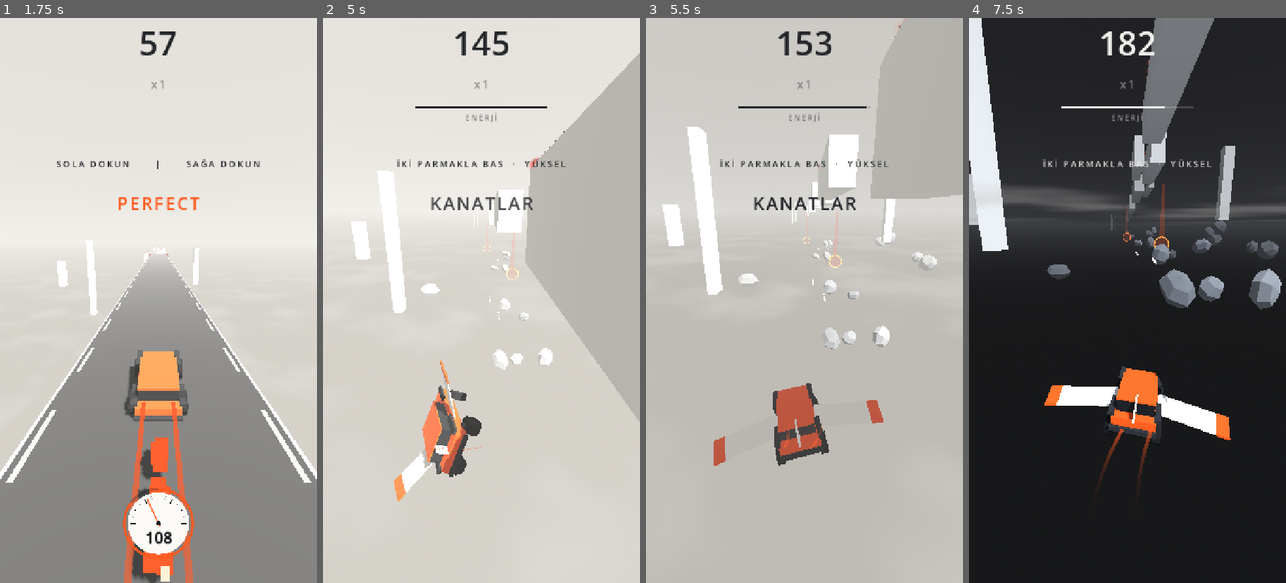
Above: before the commit, frames 1-4 (left to right).
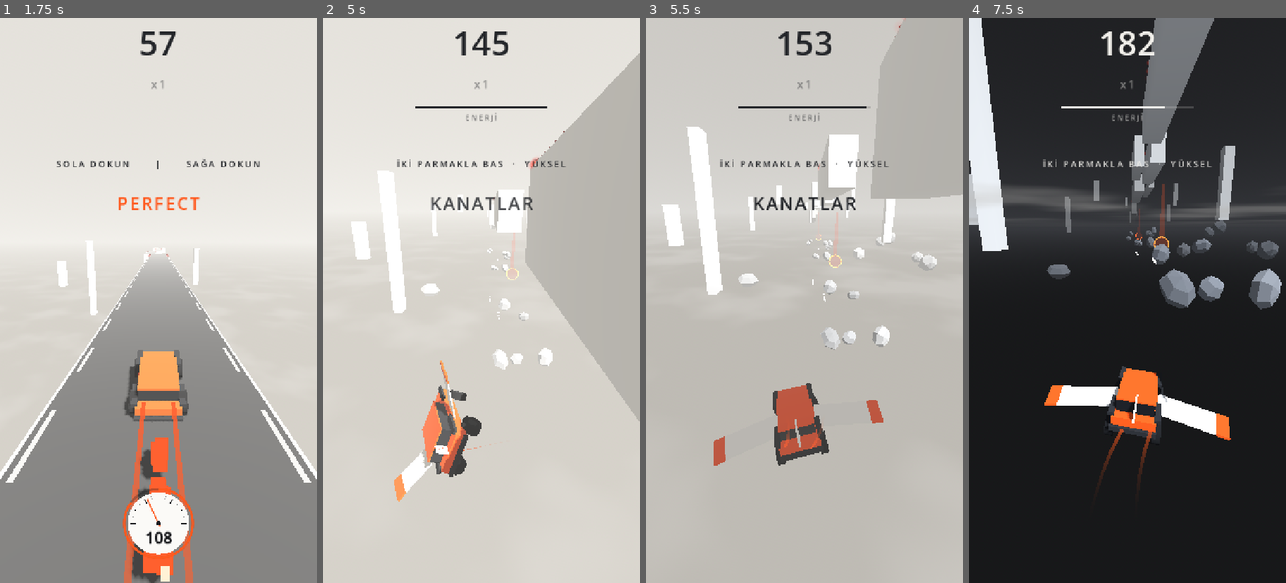
Above: after the commit, the same moments.

Repository: basarbellisan/Runny
Game: Godot game, scene res://scenes/menu.tscn
Same seed, same stepped clock (60 frames per second), same inputs: the game is played once before the commit and once after it.
Inputs (mouse positions are in pixels of both pictures, inside the frame that each line leads up to):
- Up to frame 1 (1.75 s): click "BAŞLA" at 0.5 s; tap Enter at 1.25, 1.35 s; move the mouse to (142, 413) at 1.27 s; hold W from 1.28 s (still down); click (142, 413) at 1.42 s; tap Space at 1.52 s
- Up to frame 2 (5 s): release W at 2 s; drag from (576, 385) to (465, 413) at 2.02 s; move the mouse to (386, 215) at 2.77 s; hold A 2.78-3.5 s; tap Enter at 2.85, 4.35 s; drag from (497, 300) to (386, 215) at 3.52 s; move the mouse to (433, 159) at 4.27 s; hold A from 4.28 s (still down); tap Space at 4.52 s
- Up to frame 3 (5.5 s): release A at 5 s; drag from (874, 272) to (756, 159) at 5.02 s
- Up to frame 4 (7.5 s): move the mouse to (1064, 328) at 5.77 s; hold W 5.78-6.5 s; tap Enter at 5.85, 7.35 s; click (1064, 328) at 5.92 s; drag from (1159, 176) to (1064, 328) at 6.52 s; move the mouse to (1111, 413) at 7.27 s; hold D from 7.28 s (still down)

Frame 1 is identical in both runs. In frame 2, less than 0.1% of the frame differs, in the area x 34-65%, y 34-42%; in frame 3, 0.3%; in frame 4, 0.6%, in the area x 30-80%, y 28-43%.

Commit message:
Road variety: network as its own pattern, varied pieces with obstacles, no repeats
The network is now a pattern (300-550 m) holding a sequence of 1-4 pieces
(ramp with optional gravel behind, slalom half ramps, low road, high road)
with varied sizes; the main road between pieces fills with blocks and
gravel, side roads can have obstacles too. Patterns don't repeat back to
back and recent ones are less likely. Obstacle roads are shorter. Autopilot
keeps to the current road when the next one isn't generated yet and dodges
on side roads.

Co-Authored-By: Claude Opus 5.5 <noreply@anthropic.com>
Claude-Session: https://claude.ai/code/session_016S88RPn945sNcGg6oLe6PH

Diff:
--- a/scripts/autopilot.gd
+++ b/scripts/autopilot.gd
@@ -92,7 +92,10 @@
 			target = s
 			break
 	if target == null:
-		return Vector2.ZERO
+		# Önümüzdeki yol henüz üretilmemiş (uzun yol): bulunduğumuz yolda kal
+		if current == null:
+			return Vector2.ZERO
+		target = current
 	var aim := target.x
 	if current != null:
 		# Tekerler yoldan taşmasın: kenardan tekerlerin dış ucu + pay kadar içeride kal
@@ -125,7 +128,8 @@
 	if not current.main:
 		if current.side_road:
 			_on_side = true
-			return _toward(current.x - pos.x, 0.3)
+			var dodge := _dodge(current, pos)
+			return _toward((current.x if is_nan(dodge) else dodge) - pos.x, 0.3)
 		return NAN
 	if _on_side:
 		side_trips += 1
--- a/scripts/road_generator.gd
+++ b/scripts/road_generator.gd
@@ -112,7 +112,8 @@
 ## Yol ağı (yol üstü rampalar, alçak/yüksek yan yollar, dönüş rampaları) bu mesafeden
 ## sonra gelir; düz uzun bir yolun bu olasılıkla ağ olması, mesafeyle artar (az -> çok)
 @export var network_from := 500.0
-@export var network_chance := Vector2(0.4, 0.95)
+## Yol ağı kalıbının ağırlığı (başta, network_full_at'ta); diğer kalıplar ~0.5-1.1
+@export var network_weight := Vector2(1.0, 2.6)
 @export var network_full_at := 4000.0
 ## Yatık yollar (yana yatıp düzelen) bu mesafeden sonra gelir; ağırlık ve en fazla açı
 @export var banks_from := 500.0
@@ -149,6 +150,7 @@
 var _stone_mat := StandardMaterial3D.new()
 ## Sıradaki ana yolların tarifi (kalıptan gelir)
 var _plan: Array[Dictionary] = []
+var _recent: Array[String] = []
 ## Çıkmazdan sonra ana yol birkaç yol boyunca o taraftan uzaklaşır
 var _avoid_side := 0.0
 var _avoid_count := 0
@@ -349,18 +351,31 @@
 		options.append(["yatık", bank_weight])
 		if not high:
 			options.append(["rampa", 0.5])
+	if travelled > network_from:
+		var dens := clampf((travelled - network_from) / maxf(network_full_at - network_from, 1.0), 0.0, 1.0)
+		options.append(["ağ", lerpf(network_weight.x, network_weight.y, dens)])
+	# Tekrar yok: son kalıp hiç gelmez, son birkaç kalıbın şansı düşer
 	var total := 0.0
 	for o in options:
+		if not _recent.is_empty() and _recent[-1] == o[0] and options.size() > 1:
+			o[1] = 0.0
+		elif o[0] in _recent:
+			o[1] *= 0.4
 		total += o[1]
 	var pick := _rng.randf() * total
 	var kind: String = options[0][0]
 	for o in options:
 		pick -= o[1]
-		if pick <= 0.0:
+		if pick <= 0.0 and o[1] > 0.0:
 			kind = o[0]
 			break
 	pattern_counts[kind] = int(pattern_counts.get(kind, 0)) + 1
+	_recent.append(kind)
+	if _recent.size() > 3:
+		_recent.pop_front()
 	match kind:
+		"ağ":
+			_plan.append({"network": true})
 		"düz":
 			for i in _rng.randi_range(1, 3):
 				_plan.append({})
@@ -481,14 +496,14 @@
 	# Düz, geniş yollar bazen engelli olur: sağ-sol oynanacak yer için uzar
 	var banked: bool = spec.has("bank")
 	var plain: bool = not (banked or spec.has("angle") or spec.has("rise_to") or spec.has("rise") or spec.get("dead_end", false))
-	var network := false
-	if plain and travelled > network_from and width >= 5.5:
-		var dens := clampf((travelled - network_from) / maxf(network_full_at - network_from, 1.0), 0.0, 1.0)
-		network = _rng.randf() < lerpf(network_chance.x, network_chance.y, dens)
+	var network: bool = spec.get("network", false)
+	if network:
+		width = maxf(width, 6.0)
+		length = v * _rng.randf_range(7.5, 10.0)
 	var with_obstacles: bool = plain and not network and travelled > obstacles_from and width >= 5.5 \
 		and _rng.randf() < obstacle_chance * clampf(0.5 + difficulty, 0.0, 1.0)
-	if with_obstacles or network:
-		length = maxf(length * 2.2, v * 9.5)
+	if with_obstacles:
+		length = maxf(length * 2.0, v * _rng.randf_range(6.0, 8.5))
 
 	# Tam roketle bile yolun üstüne inilsin, yolu aşıp gidilmesin
 	var v_full := v + minf(v * car.boost_bonus, car.boost_max_extra)
@@ -844,16 +859,24 @@
 ## sağ-sol yapılarak geçilir. Yolun başı (iniş) ve sonu (pist ışıkları + hizalanma)
 ## her zaman boş kalır. Engel: alçak beton blok, ön yüzüne çarpan patlar.
 ## Çakıl: üstünde hız düşer, direksiyon kayar.
+## Yolun başında boş kalacak uzunluk. İnişte roketin hızı hâlâ üstümüzde
+## olabilir: boş bölge gazlı hıza göre; tam roketle en uzak iniş noktasından
+## sonra da kaçacak vakit kalsın.
+func _clear_start(v: float, land_far: float) -> float:
+	return maxf(_v_boost(v) * 0.9 + 15.0, land_far + _v_boost(v) * 0.8 + 8.0)
+
+
 func _add_obstacles(s: Segment, v: float, land_far := 0.0) -> void:
+	var clear_start := _clear_start(v, land_far)
+	var clear_end := clampf(v * lights_time, 18.0, 70.0) + v * 0.9
+	_place_obstacles(s, v, s.z_start - clear_start, s.z_end + clear_end)
+
+
+## z'den z_last'a kadar (ileriye doğru) blok ve çakıl dizer
+func _place_obstacles(s: Segment, v: float, z: float, z_last: float) -> void:
 	var w := s.width
 	var hw: float = car.model.half_width if car.model else 1.1
 	var lane := maxf(3.4, hw * 2.0 + 1.3)
-	# İnişte roketin hızı hâlâ üstümüzde olabilir: boş bölge gazlı hıza göre
-	# Tam roketle en uzak iniş noktasından sonra da kaçacak vakit kalsın
-	var clear_start := maxf(_v_boost(v) * 0.9 + 15.0, land_far + _v_boost(v) * 1.1 + 10.0)
-	var clear_end := clampf(v * lights_time, 18.0, 70.0) + v * 1.0
-	var z := s.z_start - clear_start
-	var z_last := s.z_end + clear_end
 	var side := -1.0 if _rng.randf() < 0.5 else 1.0
 	var body := s.node
 	while z > z_last:
@@ -887,19 +910,12 @@
 				x1 = s.x + w * 0.5
 				x0 = x1 - bw
 			side = -side
-		s.obstacles.append({"x0": x0, "x1": x1, "z0": z, "z1": z - depth, "gravel": gravel})
-		stats["gravel" if gravel else "blocks"] = int(stats.get("gravel" if gravel else "blocks", 0)) + 1
-		var center := Vector3((x0 + x1) * 0.5 - s.x, 0.0, z - depth * 0.5 - body.position.z)
 		if gravel:
-			_add_box(body, center + Vector3(0, 0.02, 0), Vector3(x1 - x0, 0.03, depth), _gravel_mat)
-			# Kenarlarında koyu çizgi: "zemin değişiyor"
-			for ez in [0.0, -depth]:
-				_add_box(body, center + Vector3(0, 0.035, depth * 0.5 + ez), Vector3(x1 - x0, 0.02, 0.25), _block_mat)
-			for k in int((x1 - x0) * depth * 0.45):
-				var st := _add_box(body, center + Vector3(_rng.randf_range(-0.5, 0.5) * (x1 - x0 - 0.3), 0.05,
-					_rng.randf_range(-0.5, 0.5) * (depth - 0.3)), Vector3.ONE * _rng.randf_range(0.08, 0.2), _stone_mat)
-				st.rotation.y = _rng.randf() * TAU
+			_add_gravel(s, x0, x1, z, depth)
 		else:
+			s.obstacles.append({"x0": x0, "x1": x1, "z0": z, "z1": z - depth, "gravel": false})
+			stats.blocks = int(stats.get("blocks", 0)) + 1
+			var center := Vector3((x0 + x1) * 0.5 - s.x, 0.0, z - depth * 0.5 - body.position.z)
 			var size := Vector3(x1 - x0 - 0.1, 0.9, depth)
 			var block := StaticBody3D.new()
 			block.position = center + Vector3(0, 0.45, 0)
@@ -914,48 +930,101 @@
 		z -= depth + v * _rng.randf_range(0.65, 0.95)
 
 
+## Yolda x0..x1 genişliğinde, z'den başlayıp depth boyunca çakıl
+func _add_gravel(s: Segment, x0: float, x1: float, z: float, depth: float) -> void:
+	s.obstacles.append({"x0": x0, "x1": x1, "z0": z, "z1": z - depth, "gravel": true})
+	stats.gravel = int(stats.get("gravel", 0)) + 1
+	var body := s.node
+	var center := Vector3((x0 + x1) * 0.5 - s.x, 0.0, z - depth * 0.5 - body.position.z)
+	_add_box(body, center + Vector3(0, 0.02, 0), Vector3(x1 - x0, 0.03, depth), _gravel_mat)
+	# Kenarlarında koyu çizgi: "zemin değişiyor"
+	for ez in [0.0, -depth]:
+		_add_box(body, center + Vector3(0, 0.035, depth * 0.5 + ez), Vector3(x1 - x0, 0.02, 0.25), _block_mat)
+	for k in int((x1 - x0) * depth * 0.45):
+		var st := _add_box(body, center + Vector3(_rng.randf_range(-0.5, 0.5) * (x1 - x0 - 0.3), 0.05,
+			_rng.randf_range(-0.5, 0.5) * (depth - 0.3)), Vector3.ONE * _rng.randf_range(0.08, 0.2), _stone_mat)
+		st.rotation.y = _rng.randf() * TAU
+
+
 # --------------------------------------------------------------------------
 # Yol ağı: yol üstü rampalar, alçak/yüksek yan yollar ve dönüş rampaları
 # --------------------------------------------------------------------------
 
 ## Uzun düz bir ana yolun üstüne/yanına ağ kurar. Başı (iniş) ve sonu (pist ışıkları
-## + hizalanma) boş kalır; her rampanın fırlattığı yer hıza göre hesaplanır ve iniş
-## yeri ana yolda boştur. Rampalar gaz istemez (üstlerinde gaz çalışmaz).
-##  rampalar – ana yolda 1-2 düz rampa (tam ya da yarım genişlik)
-##  alt yol  – yanda ~4 m alçak yol: kenardan düşülür, sonundaki eğik rampa ana yola atar
-##  üst yol  – ana yolda yana fırlatan eğik rampa yandaki ~2.5 m yüksek yola atar;
-##             onun sonundaki rampa da ana yola geri atar
-##  iki yan  – bir yanda alt yol, öbür yanda üst yol
+## + hizalanma) boş kalır. Arada sırayla 1-4 parça dizilir (aynısı üst üste gelmez),
+## parçaların arasındaki ana yol blok ve çakılla dolar. Her rampanın fırlattığı yer
+## hıza göre hesaplanır ve iniş yeri boştur. Rampalar gaz istemez (üstlerinde gaz çalışmaz).
+##  rampa  – düz rampa (tam ya da yarım genişlik, boyu/yüksekliği değişir); yarımsa
+##           arkasına çakıl gelebilir: üstünden uç ya da çakıldan geç
+##  slalom – sırayla sağda solda küçük yarım rampalar
+##  alt    – yanda alçak yol: kenardan düşülür, sonundaki eğik rampa ana yola atar
+##  üst    – ana yolda yana fırlatan eğik rampa yandaki yüksek yola atar;
+##           onun sonundaki rampa ana yola geri atar
 func _add_network(s: Segment, v: float, land_far: float, travelled: float) -> void:
 	var dens := clampf((travelled - network_from) / maxf(network_full_at - network_from, 1.0), 0.0, 1.0)
-	var z0 := s.z_start - maxf(_v_boost(v) * 0.9 + 15.0, land_far + _v_boost(v) * 1.1 + 10.0)
-	var z_last := s.z_end + clampf(v * lights_time, 18.0, 70.0) + v * 1.2
-	var side := -1.0 if _rng.randf() < 0.5 else 1.0
-	var options := [["rampalar", 0.6], ["alt", 1.0], ["üst", 0.9], ["iki", 0.4 + 0.8 * dens]]
-	var total := 0.0
-	for o in options:
-		total += o[1]
-	var pick := _rng.randf() * total
-	var kind: String = options[0][0]
-	for o in options:
-		pick -= o[1]
-		if pick <= 0.0:
-			kind = o[0]
+	var z0 := s.z_start - _clear_start(v, land_far)
+	var z_last := s.z_end + clampf(v * lights_time, 18.0, 70.0) + v * 1.1
+	# Ana yolda boş kalması gereken aralıklar (rampaya yaklaşma, uçuş, iniş): (yakın z, uzak z)
+	var busy: Array[Vector2] = []
+	var cursor := z0
+	var last := ""
+	var low_side := 0.0
+	# Alçak yol ilk parçaysa ana yolun inişinin yanından erken başlayabilir
+	if _rng.randf() < 0.5:
+		low_side = -1.0 if _rng.randf() < 0.5 else 1.0
+		var end := _net_low(s, low_side, v, s.z_start - 12.0, z_last, busy)
+		if not is_nan(end):
+			last = "alt"
+			cursor = minf(cursor, end)
+			stats["ağ_alt"] = int(stats.get("ağ_alt", 0)) + 1
+	for attempt in 6:
+		if cursor - v * 1.5 < z_last:
 			break
-	stats["ağ_" + kind] = int(stats.get("ağ_" + kind, 0)) + 1
-	var free := z0
-	match kind:
-		"rampalar":
-			free = _net_ramps(s, v, z0, z_last)
-		"alt":
-			free = _net_low(s, side, v, z0, z_last)
-		"üst":
-			free = _net_high(s, side, v, z0, z_last)
-		"iki":
-			free = minf(_net_high(s, side, v, z0, z_last), _net_low(s, -side, v, z0 + 8.0, z_last))
-	# Kalan boş ana yolda yer varsa bir düz rampa daha
-	if free - v * 2.5 > z_last and _rng.randf() < 0.5 + 0.4 * dens:
-		_net_ramps(s, v, free, z_last, 1)
+		var options := [["rampa", 1.0], ["slalom", 0.4 + 0.5 * dens], ["alt", 1.0], ["üst", 0.9]]
+		var total := 0.0
+		for o in options:
+			if o[0] == last:
+				o[1] = 0.0
+			total += o[1]
+		var pick := _rng.randf() * total
+		var kind: String = options[0][0]
+		for o in options:
+			pick -= o[1]
+			if pick <= 0.0 and o[1] > 0.0:
+				kind = o[0]
+				break
+		var side := -1.0 if _rng.randf() < 0.5 else 1.0
+		if kind == "üst" and low_side != 0.0:
+			side = -low_side  # alçak yolun öbür yanında
+		# Parçalar arasında biraz (engelli) düz yol
+		var at := cursor - (v * _rng.randf_range(0.3, 1.2) if last != "" else 0.0)
+		var end := NAN
+		match kind:
+			"rampa":
+				end = _net_ramp(s, v, at, z_last, busy)
+			"slalom":
+				end = _net_slalom(s, v, at, z_last, busy)
+			"alt":
+				end = _net_low(s, side, v, at, z_last, busy)
+				if not is_nan(end):
+					low_side = side
+			"üst":
+				end = _net_high(s, side, v, at, z_last, busy)
+		if is_nan(end):
+			continue
+		stats["ağ_" + kind] = int(stats.get("ağ_" + kind, 0)) + 1
+		last = kind
+		cursor = end
+	# Boş kalan ana yol aralıkları blok ve çakılla dolar
+	busy.sort_custom(func(a: Vector2, b: Vector2) -> bool: return a.x > b.x)
+	var z := z0
+	var fill := lerpf(0.65, 0.95, dens)
+	var stops := busy.duplicate()
+	stops.append(Vector2(z_last, z_last))
+	for b: Vector2 in stops:
+		if z - b.x > v * 1.1 and _rng.randf() < fill:
+			_place_obstacles(s, v, z, b.x)
+		z = minf(z, b.y)
 
 
 ## Rampadan kalkıp dh (iniş yeri - rampa ucu) yüksekliğine inene kadar gidilen yol
@@ -964,54 +1033,84 @@
 	return Vector2(car.half_length * 2.0 + v * t, t)
 
 
-## Ana yolda düz rampalar; sonraki boş z'yi döndürür
-func _net_ramps(s: Segment, v: float, z0: float, z_last: float, count := 0) -> float:
-	var n := count if count > 0 else _rng.randi_range(1, 2)
-	var z := z0
+## Ana yolda tek düz rampa; sonraki boş z'yi döndürür (sığmazsa NAN)
+func _net_ramp(s: Segment, v: float, z: float, z_last: float, busy: Array[Vector2]) -> float:
+	var r_len := _rng.randf_range(6.0, 10.0)
+	var r_rise := r_len * _rng.randf_range(0.14, 0.24)
+	var fl := _ramp_flight(v, r_rise / r_len, -r_rise)
+	var end := z - r_len - fl.x - v * 0.9
+	if end < z_last:
+		return NAN
+	var full := _rng.randf() < 0.4
+	var rw := s.width if full else s.width * _rng.randf_range(0.45, 0.6)
+	var sd := -1.0 if _rng.randf() < 0.5 else 1.0
+	var rx := s.x if full else s.x + sd * (s.width - rw) * 0.5
+	_add_ramp(s, rx, rw, z, r_len, r_rise, 0.0, 0.0)
+	busy.append(Vector2(z + v * 0.7, end))
+	if not full and _rng.randf() < 0.6:
+		# Rampanın arkasında, uçuşun altında tam genişlik çakıl
+		var g0 := z - r_len - fl.x * 0.15
+		var depth := fl.x * _rng.randf_range(0.45, 0.65)
+		_add_gravel(s, s.x - s.width * 0.5, s.x + s.width * 0.5, g0, depth)
+	return end
+
+
+## Sırayla sağda solda küçük yarım rampalar
+func _net_slalom(s: Segment, v: float, z: float, z_last: float, busy: Array[Vector2]) -> float:
+	var r_len := 5.0
+	var r_rise := 0.8
+	var fl := _ramp_flight(v, r_rise / r_len, -r_rise)
+	var step := r_len + fl.x + v * _rng.randf_range(0.7, 0.9)
+	var n := _rng.randi_range(3, 4)
+	while n > 1 and z - step * n < z_last:
+		n -= 1
+	if n < 2:
+		return NAN
+	var rw := s.width * 0.5
+	var sd := -1.0 if _rng.randf() < 0.5 else 1.0
+	busy.append(Vector2(z + v * 0.7, z - step * n))
 	for i in n:
-		var r_len := 7.0
-		var r_rise := 1.4
-		var fl := _ramp_flight(v, r_rise / r_len, -r_rise)
-		if z - r_len - fl.x - v * 1.0 < z_last:
-			break
-		var full := _rng.randf() < 0.5
-		var rw := s.width if full else s.width * 0.5
-		var sd := -1.0 if _rng.randf() < 0.5 else 1.0
-		var rx := s.x if full else s.x + sd * (s.width - rw) * 0.5
-		_add_ramp(s, rx, rw, z, r_len, r_rise, 0.0, 0.0)
-		z -= r_len + fl.x + v * 1.0
-	return z
-
-
-## Alçak yan yol: ana yolun kenarından düşülerek girilir; sonunda ana yola atan eğik rampa
-func _net_low(s: Segment, side: float, v: float, z0: float, z_last: float) -> float:
-	var drop := _rng.randf_range(3.5, 4.5)
-	var w := _rng.randf_range(4.5, 6.0)
-	var x := s.x + side * (s.width * 0.5 + _rng.randf_range(0.6, 1.0) + w * 0.5)
+		_add_ramp(s, s.x + sd * rw * 0.5, rw, z - step * i, r_len, r_rise, 0.0, 0.0)
+		sd = -sd
+	return z - step * n
+
+
+## Alçak yan yol: ana yolun kenarından düşülerek girilir; sonunda ana yola atan eğik rampa.
+## z0'dan başlar; ana yoldaki dönüş inişinin bittiği z'yi döndürür (sığmazsa NAN).
+func _net_low(s: Segment, side: float, v: float, z0: float, z_last: float, busy: Array[Vector2]) -> float:
+	var drop := _rng.randf_range(3.0, 5.5)
+	var w := _rng.randf_range(4.5, 6.5)
+	var x := s.x + side * (s.width * 0.5 + _rng.randf_range(0.6, 1.2) + w * 0.5)
 	var top := s.top - drop
-	var k_len := 7.0
-	var k_rise := 2.6
+	var k_len := _rng.randf_range(6.0, 8.0)
+	var k_rise := maxf(k_len * _rng.randf_range(0.32, 0.4), 0.0)
 	var fl := _ramp_flight(v, k_rise / k_len, drop - k_rise)
 	var lz0 := z0 + 6.0
-	var lz_end := maxf(lz0 - v * _rng.randf_range(3.0, 4.5), z_last + fl.x)
-	if lz0 - lz_end < v * 2.2:
-		return z0
+	var lz_end := maxf(lz0 - v * _rng.randf_range(1.8, 3.2), z_last + fl.x)
+	if lz0 - lz_end < v * 1.8:
+		return NAN
 	var low := _add_segment(x, top, top, w, lz0, lz_end, false)
 	low.side_road = true
 	# Dönüş rampası yolun tamamını kaplar: yolun sonuna gelen herkes ana yola atılır
-	_add_ramp(low, x, w, lz_end + k_len, k_len, k_rise, 7.0, -side * absf(x - s.x) / fl.y)
+	_add_ramp(low, x, w, lz_end + k_len, k_len, k_rise, _rng.randf_range(5.0, 9.0), -side * absf(x - s.x) / fl.y)
+	# Alçak yolda da engel olabilir (girişte ve rampanın önünde boş)
+	# (Kenardan düşüp inince toparlanacak kadar sonra başlar)
+	if lz0 - lz_end > v * 2.9 and _rng.randf() < 0.6:
+		_place_obstacles(low, v, lz0 - v * 1.9, lz_end + k_len + v * 0.9)
 	stats.side_roads = int(stats.get("side_roads", 0)) + 1
-	return lz_end - fl.x - v * 1.0
+	var end := lz_end - fl.x - v * 0.9
+	busy.append(Vector2(lz_end, end))
+	return end
 
 
 ## Yüksek yan yol: ana yolun yan yarısındaki eğik rampa yukarı ve yana atar; yüksek
 ## yolun sonundaki rampa ana yola geri atar
-func _net_high(s: Segment, side: float, v: float, z0: float, z_last: float) -> float:
-	var h := _rng.randf_range(2.0, 3.0)
-	var rw := s.width * 0.45
+func _net_high(s: Segment, side: float, v: float, z0: float, z_last: float, busy: Array[Vector2]) -> float:
+	var h := _rng.randf_range(1.8, 3.4)
+	var rw := s.width * _rng.randf_range(0.42, 0.55)
 	var rx := s.x + side * (s.width - rw) * 0.5
-	var r_len := 8.0
-	var r_rise := 1.6
+	var r_len := _rng.randf_range(7.0, 9.5)
+	var r_rise := r_len * _rng.randf_range(0.18, 0.24)
 	var fl1 := _ramp_flight(v, r_rise / r_len, h - r_rise)
 	var w := _rng.randf_range(4.5, 5.5)
 	var hx := s.x + side * (s.width * 0.5 + 0.8 + w * 0.5)
@@ -1020,15 +1119,22 @@
 	var fl2 := _ramp_flight(v, k_rise / k_len, -(h + k_rise))
 	var r_end := z0 - r_len
 	var hz0 := r_end - fl1.x * 0.45
-	var hz_end := maxf(r_end - fl1.x - v * _rng.randf_range(2.0, 3.5), z_last + fl2.x)
+	var hz_end := maxf(r_end - fl1.x - v * _rng.randf_range(1.4, 2.8), z_last + fl2.x)
 	if hz_end > r_end - fl1.x - v * 1.0:
-		return z0
-	_add_ramp(s, rx, rw, z0, r_len, r_rise, 7.0, side * absf(hx - rx) / fl1.y)
+		return NAN
+	_add_ramp(s, rx, rw, z0, r_len, r_rise, _rng.randf_range(5.0, 9.0), side * absf(hx - rx) / fl1.y)
+	# Rampaya girmeyen de rampanın yanından geçince hemen bloğa çarpmasın
+	busy.append(Vector2(z0 + v * 0.7, r_end - v * 1.1))
 	var high := _add_segment(hx, s.top + h, s.top + h, w, hz0, hz_end, false)
 	high.side_road = true
 	_add_ramp(high, hx, w, hz_end + k_len, k_len, k_rise, 7.0, -side * absf(hx - s.x) / fl2.y)
+	var land := r_end - fl1.x - v * 1.0
+	if land - (hz_end + k_len + v * 0.9) > v * 1.2 and _rng.randf() < 0.5:
+		_place_obstacles(high, v, land, hz_end + k_len + v * 0.9)
 	stats.side_roads = int(stats.get("side_roads", 0)) + 1
-	return hz_end - fl2.x - v * 1.0
+	var end := hz_end - fl2.x - v * 0.9
+	busy.append(Vector2(hz_end, end))
+	return end
 
 
 ## Bir yolun üstüne rampa: yakın ucu yolla aynı hizada, uzak ucu rise kadar yüksek.
Not shown, changed: README.md
